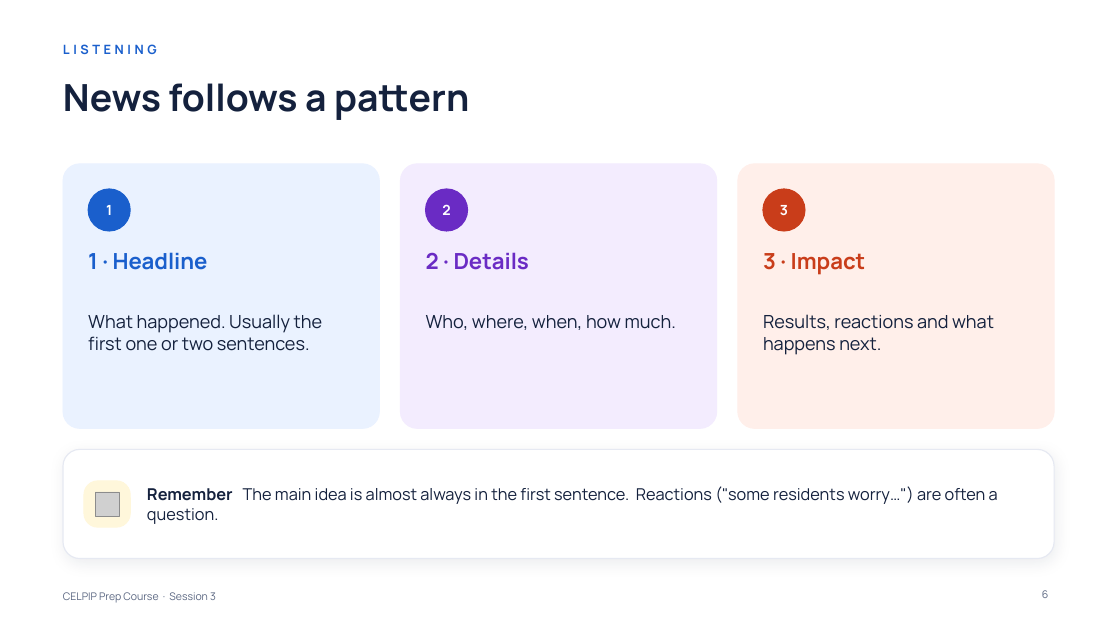
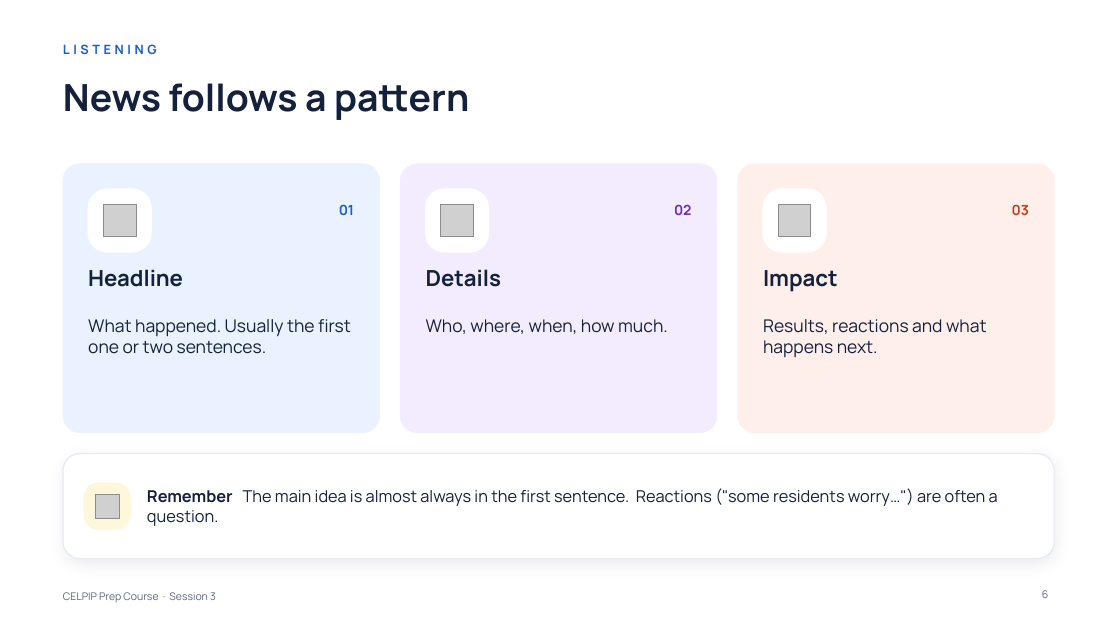
Before and after one commit to learnovateqa/The_English_Academy_CELPIP, a slide deck: slide 6 of decks/session-03.pptx. Drawn at 1120x630 pixels with LibreOffice and Linux fonts; fonts in the diff are those of the drawing; grey boxes stand for pictures. Boxes give left, top, right and bottom in pixels: in the first picture for what was removed or moved away, otherwise in the second. Text is boxed around its words. In the diff, an @@ line names an element or a change of style, - is before the commit and + after.

```diff
--- a/decks/session-03.pptx
+++ b/decks/session-03.pptx
@@ rounded rectangle: place and size @@
-rounded rectangle at <box>63,164,380,429</box>
+rounded rectangle at <box>63,164,380,433</box>
@@ rounded rectangle: place and size @@
-rounded rectangle at <box>401,164,718,429</box>
+rounded rectangle at <box>401,164,718,433</box>
@@ proportions changed in 4 elements at <box>63,164,380,433</box>, <box>63,454,1054,559</box>, <box>401,164,718,433</box>, <box>738,164,1054,433</box> @@
@@ rounded rectangle: place and size @@
-rounded rectangle at <box>738,164,1054,429</box>
+rounded rectangle at <box>738,164,1054,433</box>
@@ rounded rectangle: place and size @@
-rounded rectangle at <box>88,189,130,231</box>
+rounded rectangle at <box>88,189,151,252</box>
@@ rounded rectangle at <box>88,189,151,252</box>: fill #1A5FCC to #FFFFFF; outline #1A5FCC 1 pt to #FFFFFF 1 pt; proportions changed @@
@@ picture added at <box>103,204,136,237</box> @@
@@ text removed at <box>106,205,112,215</box> @@
-1
@@ text added at <box>339,204,354,215</box>, 12 pt, text #1A5FCC, bold @@
+01
@@ rounded rectangle: place and size @@
-rounded rectangle at <box>426,189,468,231</box>
+rounded rectangle at <box>426,189,489,252</box>
@@ rounded rectangle at <box>426,189,489,252</box>: fill #6A2BC4 to #FFFFFF; outline #6A2BC4 1 pt to #FFFFFF 1 pt; proportions changed @@
@@ picture added at <box>441,204,474,237</box> @@
@@ text removed at <box>442,204,450,215</box> @@
-2
@@ text added at <box>674,204,692,215</box>, 12 pt, text #6A2BC4, bold @@
+02
@@ rounded rectangle: place and size @@
-rounded rectangle at <box>763,189,805,231</box>
+rounded rectangle at <box>763,189,826,252</box>
@@ rounded rectangle at <box>763,189,826,252</box>: fill #C93D1A to #FFFFFF; outline #C93D1A 1 pt to #FFFFFF 1 pt; proportions changed @@
@@ picture added at <box>778,204,811,237</box> @@
@@ text removed at <box>780,205,788,215</box> @@
-3
@@ text added at <box>1012,204,1029,215</box>, 12 pt, text #C93D1A, bold @@
+03
@@ text at <box>88,269,183,287</box>: text changed; text colour #1A5FCC to #14213D @@
-1 · Headline
+Headline
@@ text at <box>426,269,501,287</box>: text changed; text colour #6A2BC4 to #14213D @@
-2 · Details
+Details
@@ text at <box>763,270,838,292</box>: text changed; text colour #C93D1A to #14213D @@
-3 · Impact
+Impact
@@ size 15.5 to 15 pt in 3 elements at <box>88,319,351,354</box>, <box>426,319,668,334</box>, <box>763,319,986,357</box> @@
@@ rounded rectangle: place and size @@
-rounded rectangle at <box>63,450,1054,559</box>
+rounded rectangle at <box>63,454,1054,559</box>
```
Also in this commit, not shown: 12 other slides changed, 2 other files.
